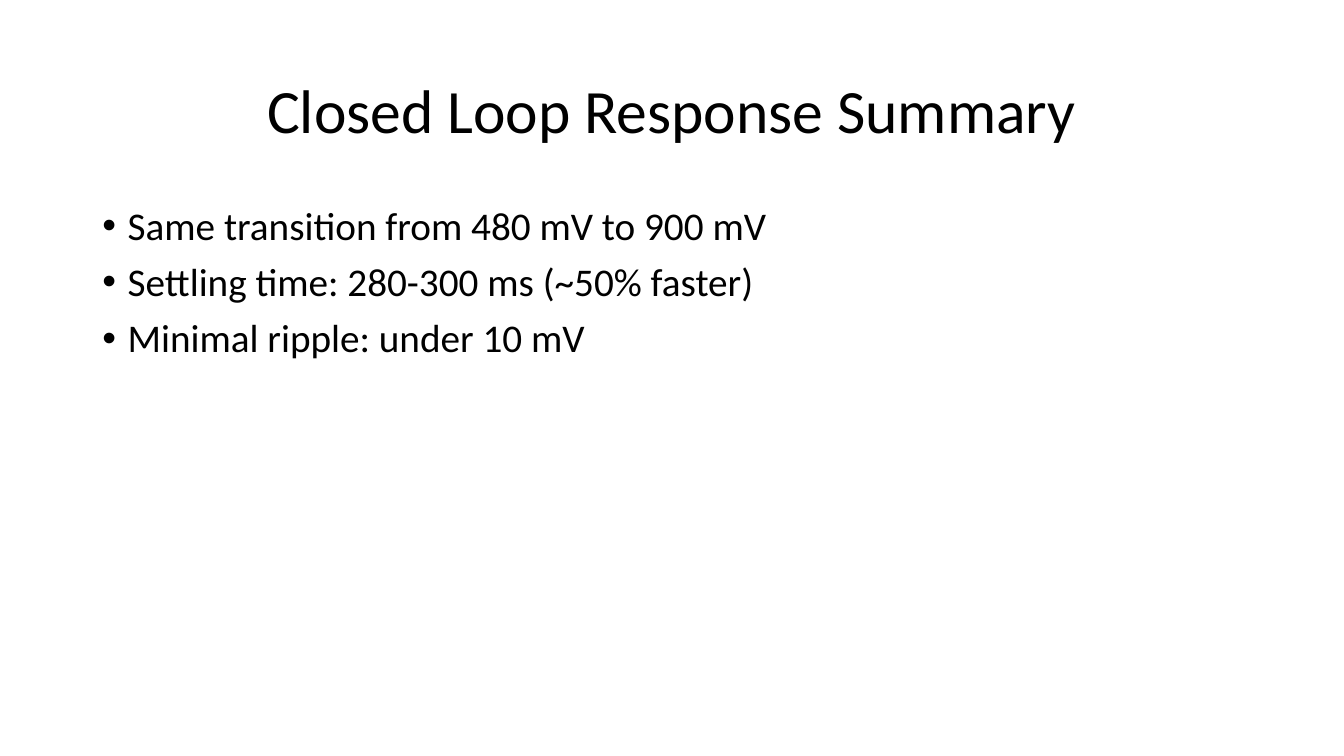
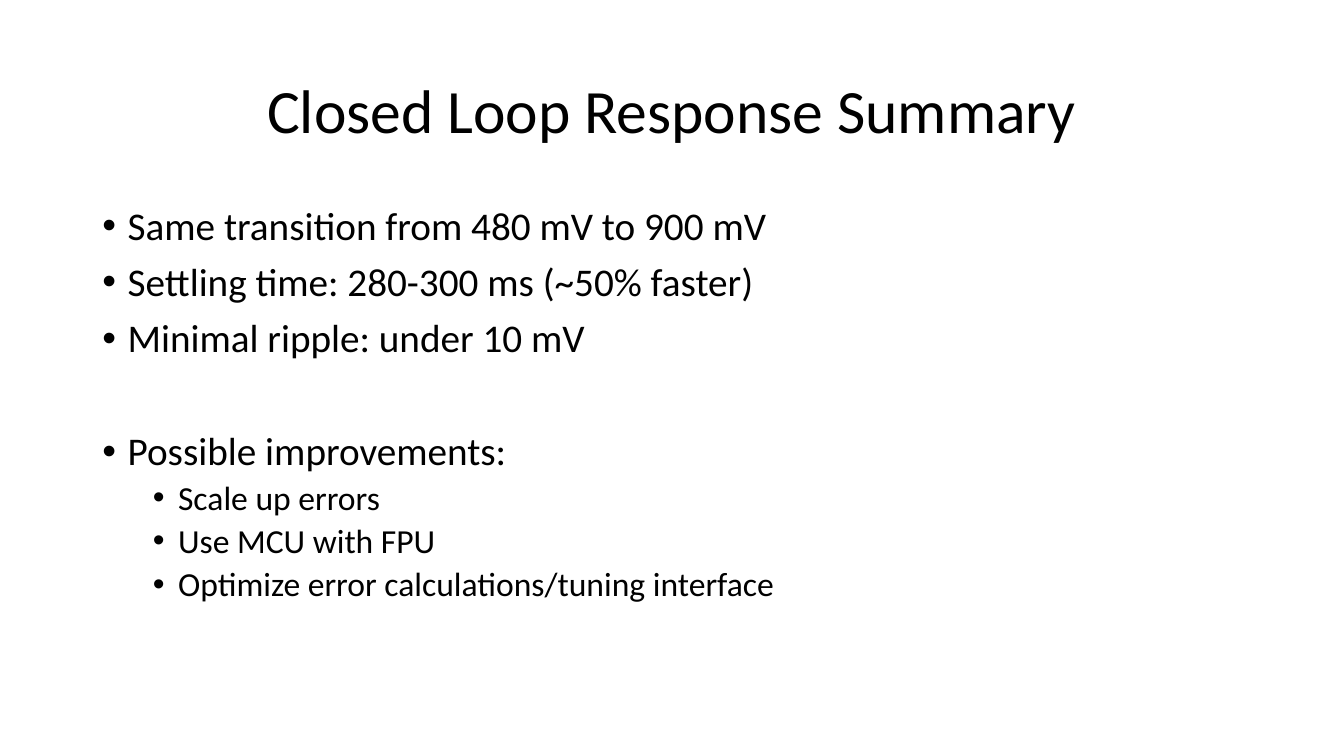
Before and after one commit to jdriscoll7/ELEC_3050, a slide deck: slide 12 of presentation/Final Projection Presentation.pptx (slide 10 before the commit). Drawn at 1344x756 pixels with LibreOffice and Linux fonts; fonts in the diff are those of the drawing. Boxes give left, top, right and bottom in pixels: in the first picture for what was removed or moved away, otherwise in the second. Text is boxed around its words. In the diff, an @@ line names an element or a change of style, - is before the commit and + after.

```diff
--- a/presentation/Final Projection Presentation.pptx
+++ b/presentation/Final Projection Presentation.pptx
@@ text at <box>128,437,774,602</box>: paragraphs added @@
+• Possible improvements:
+  • Scale up errors
+  • Use MCU with FPU
+  • Optimize error calculations/tuning interface
```
Also in this commit, not shown: 4 other slides changed, 5 slides added, 3 slides removed.
